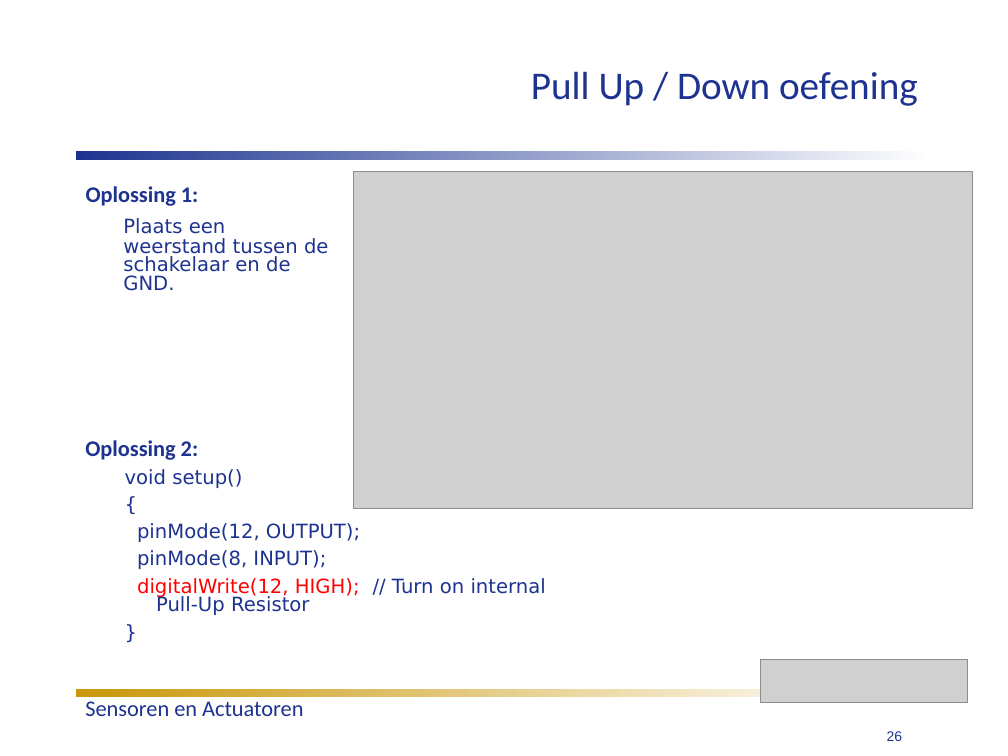
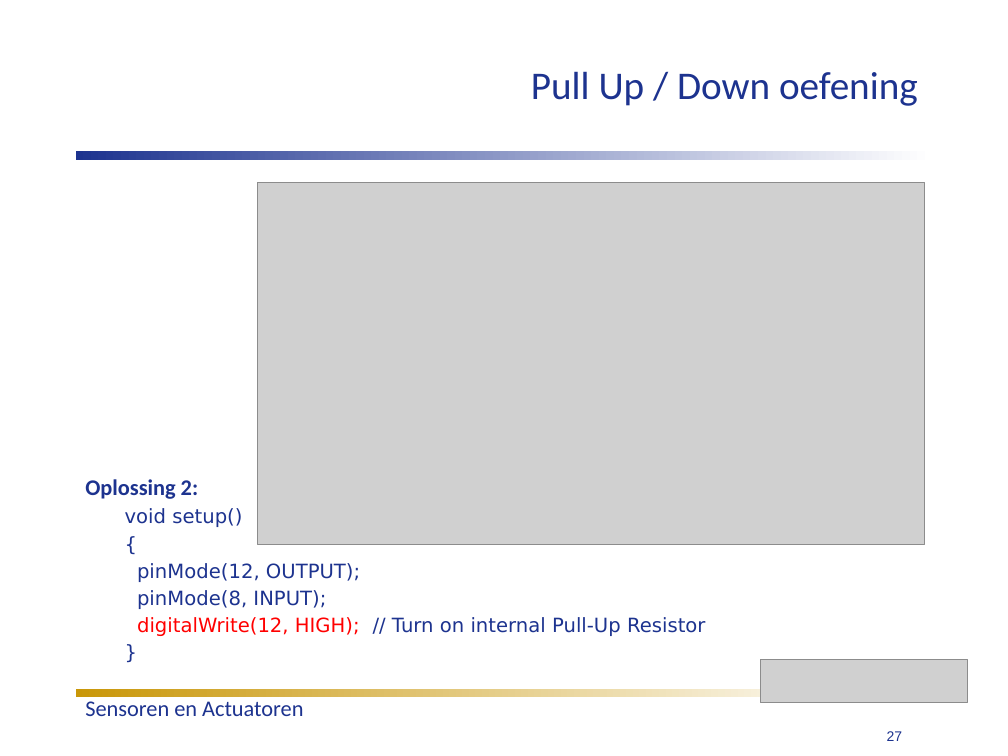
Before and after one commit to humiq/Greendevelopment, a slide deck: slide 27 of trunk/documents/Colleges/ISIROB College 3.ppt (slide 26 before the commit). Drawn at 1008x756 pixels with LibreOffice and Linux fonts; fonts in the diff are those of the drawing; grey boxes stand for pictures. Boxes give left, top, right and bottom in pixels: in the first picture for what was removed or moved away, otherwise in the second. Text is boxed around its words. In the diff, an @@ line names an element or a change of style, - is before the commit and + after.

```diff
--- a/trunk/documents/Colleges/ISIROB College 3.ppt
+++ b/trunk/documents/Colleges/ISIROB College 3.ppt
@@ text removed at [86,186,329,291] @@
-Oplossing 1:
-Plaats een weerstand tussen de schakelaar en de GND.
@@ picture: place and size @@
-picture at [353,171,972,508]
+picture at [258,182,924,545]
@@ text "Oplossing 2:" rewrapped from [85,440,546,615] to [85,479,705,636] @@
@@ page number at [887,731,903,741]: text changed @@
-26
+27
```
Also in this commit, not shown: 2 other slides changed, 1 slide added, 1 other file.
